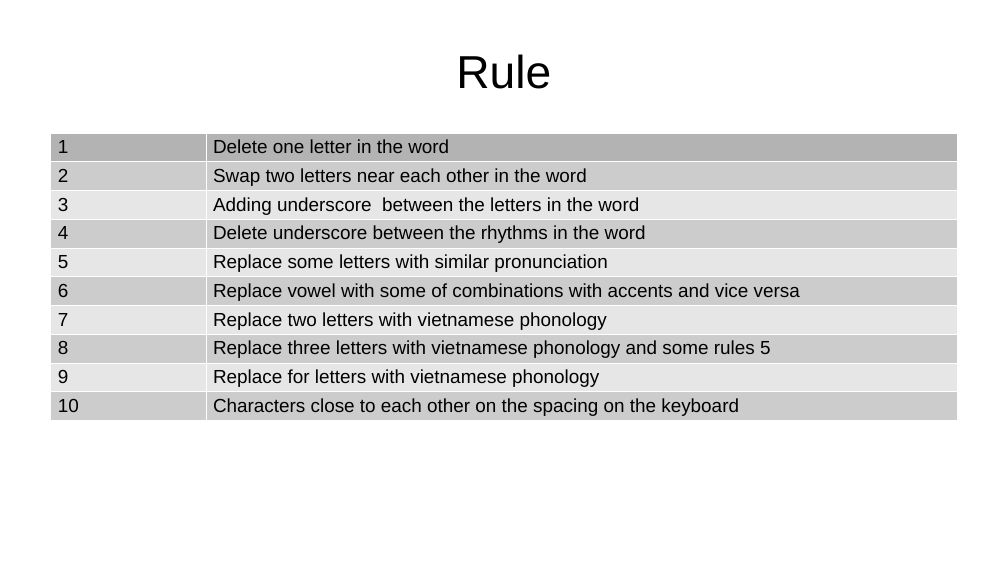
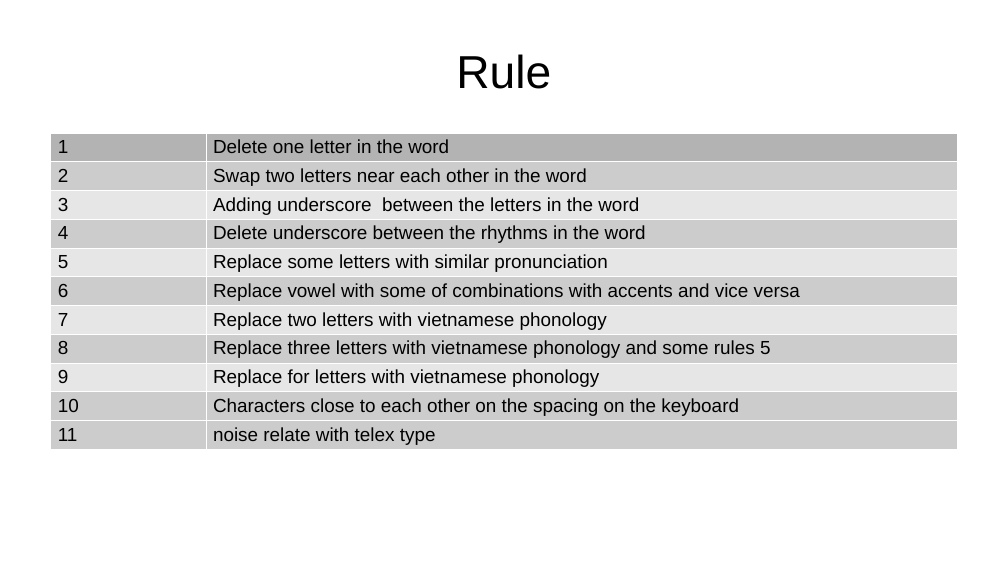
Before and after one commit to manhcntt21/TextNormSeq2Seq, a slide deck: slide 36 of Presentation1.pptx. Drawn at 1008x567 pixels with LibreOffice and Linux fonts; fonts in the diff are those of the drawing. Boxes give left, top, right and bottom in pixels: in the first picture for what was removed or moved away, otherwise in the second. Text is boxed around its words. In the diff, an @@ line names an element or a change of style, - is before the commit and + after.

Commit message:
update noise telex in file test, chua bo sung vao repos

```diff
--- a/Presentation1.pptx
+++ b/Presentation1.pptx
@@ table at (51,132,958,465) @@
+row 11: 11 | noise relate with telex type
```
Also in this commit, not shown: 1 other slide changed, 1 other file.
